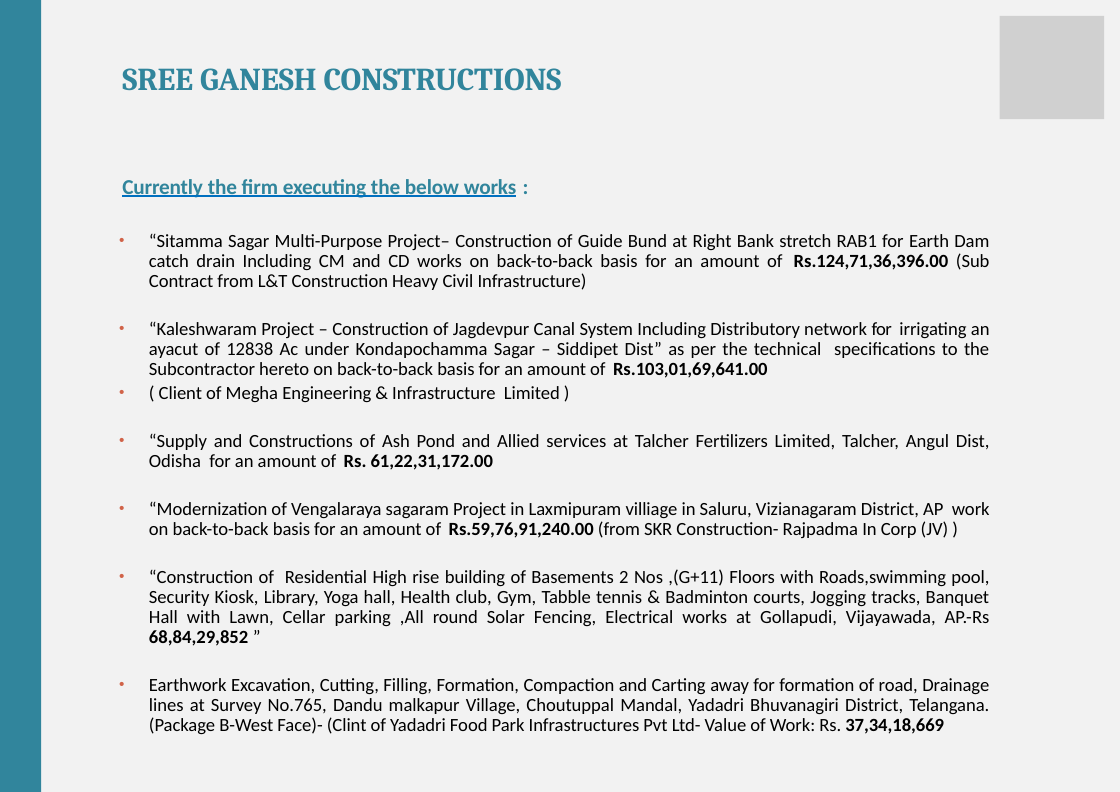
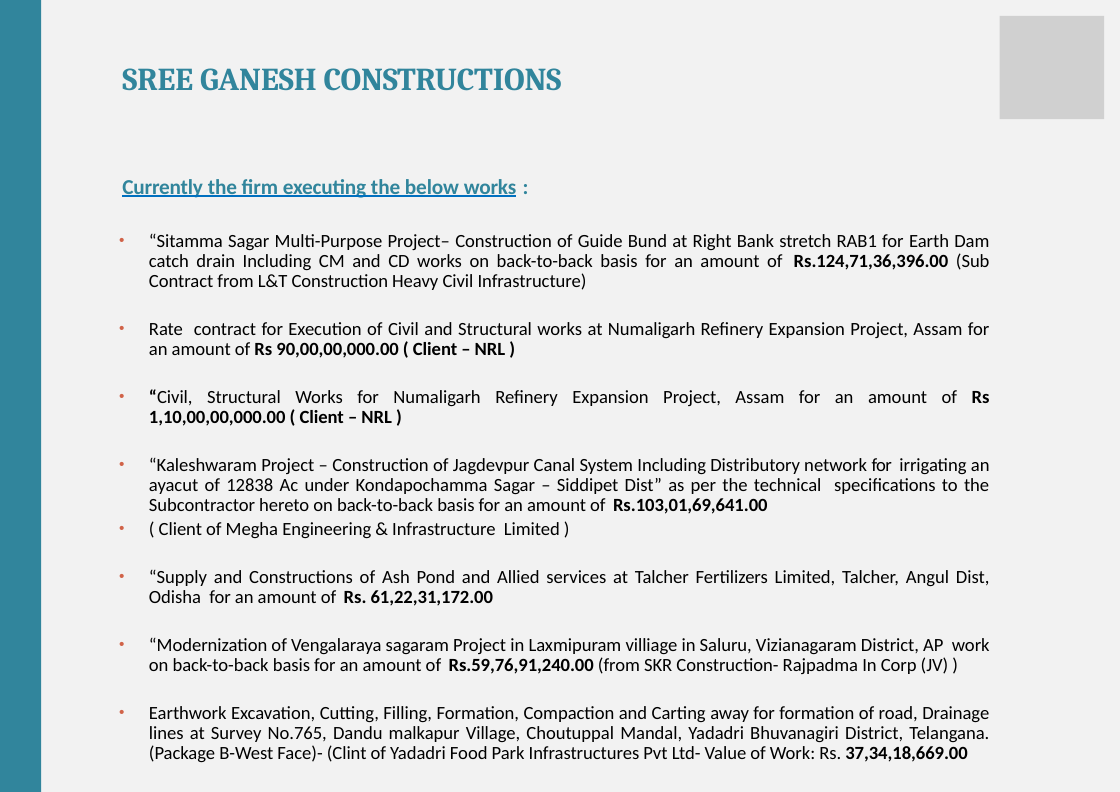
Before and after one commit to mintuhouse/sreeganesh, a slide deck: slide 4 of downloads/SGC_Profile.pptx. Drawn at 1120x792 pixels with LibreOffice and Linux fonts; fonts in the diff are those of the drawing; grey boxes stand for pictures. Boxes give left, top, right and bottom in pixels: in the first picture for what was removed or moved away, otherwise in the second. Text is boxed around its words. In the diff, an @@ line names an element or a change of style, - is before the commit and + after.

```diff
--- a/downloads/SGC_Profile.pptx
+++ b/downloads/SGC_Profile.pptx
@@ text at (x1=149, y1=322, x2=990, y2=426): paragraphs added @@
+• Rate contract for Execution of Civil and Structural works at Numaligarh Refinery Expansion Project, Assam for an amount of Rs 90,00,00,000.00 ( Client – NRL )
+• “Civil, Structural Works for Numaligarh Refinery Expansion Project, Assam for an amount of Rs 1,10,00,00,000.00 ( Client – NRL )
@@ text at (x1=149, y1=706, x2=989, y2=763): text changed @@
-• “Construction of Residential High rise building of Basements 2 Nos ,(G+11) Floors with Roads,swimming pool, Security Kiosk, Library, Yoga hall, Health club, Gym, Tabble tennis & Badminton courts, Jogging tracks, Banquet Hall with Lawn, Cellar parking ,All round Solar Fencing, Electrical works at Gollapudi, Vijayawada, AP.-Rs 68,84,29,852 ”
-• Earthwork Excavation, Cutting, Filling, Formation, Compaction and Carting away for formation of road, Drainage lines at Survey No.765, Dandu malkapur Village, Choutuppal Mandal, Yadadri Bhuvanagiri District, Telangana.(Package B-West Face)- (Clint of Yadadri Food Park Infrastructures Pvt Ltd- Value of Work: Rs. 37,34,18,669
+• Earthwork Excavation, Cutting, Filling, Formation, Compaction and Carting away for formation of road, Drainage lines at Survey No.765, Dandu malkapur Village, Choutuppal Mandal, Yadadri Bhuvanagiri District, Telangana.(Package B-West Face)- (Clint of Yadadri Food Park Infrastructures Pvt Ltd- Value of Work: Rs. 37,34,18,669.00
```
Also in this commit, not shown: 3 other slides changed, 1 other file.
